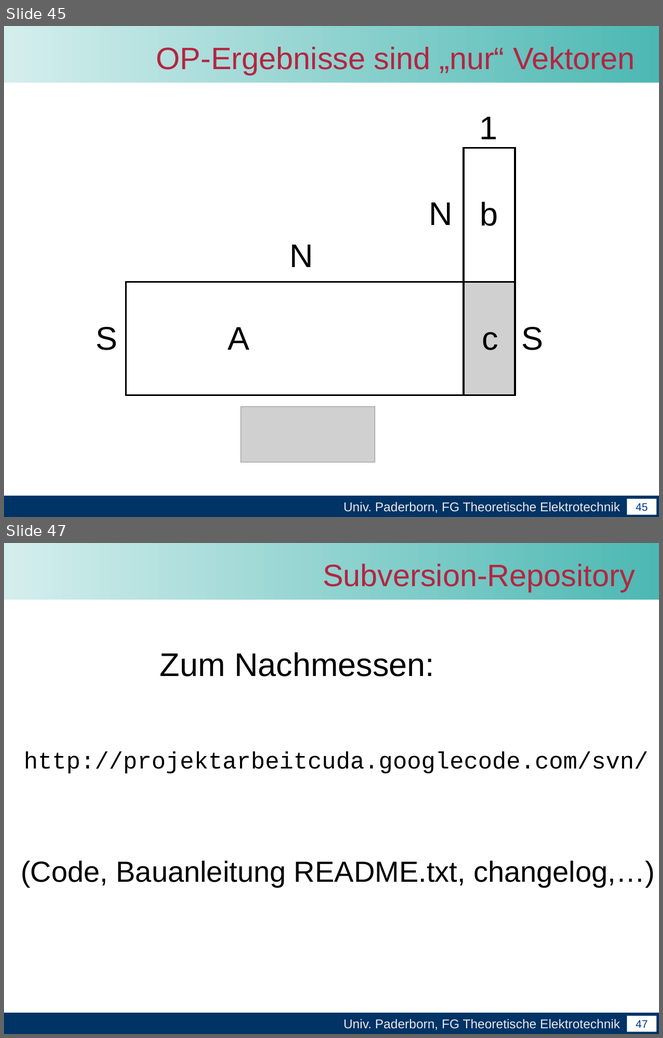
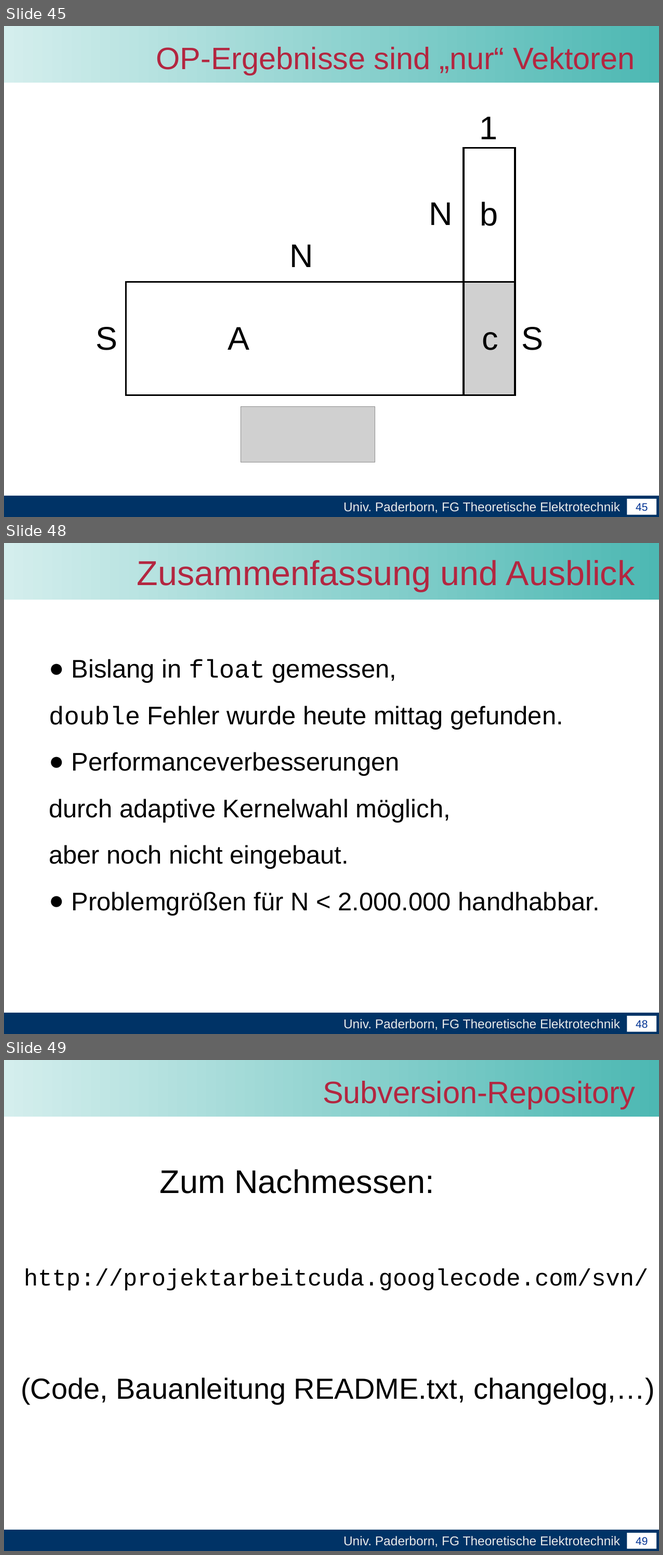
Before and after one commit to unconditional/projektarbeitcuda, a slide deck: Abschlussvortrag/Abschlussvortrag der Projektarbeit CUDA.ppt. Shown one above the other, each under a label of ours: slides 45 and 47 before the commit, slides 45, 48 and 49 after it; the slides between them are not shown. The pictures are 663x1038 and 663x1555 pixels, drawn with LibreOffice and Linux fonts; fonts in the diff are those of the drawing; grey boxes stand for pictures; background and template pictures are left out. Boxes give left, top, right and bottom in pixels: in the first picture for what was removed or moved away, otherwise in the second. Text is boxed around its words. In the diff, an @@ line names an element or a change of style, - is before the commit and + after.

```diff
--- a/Abschlussvortrag/Abschlussvortrag der Projektarbeit CUDA.ppt
+++ b/Abschlussvortrag/Abschlussvortrag der Projektarbeit CUDA.ppt
@@ slide 48 added at bbox=[4, 543, 659, 1034], background #FFFFFF; not listed: 4 template elements that a slide beside it also shows @@
@@ title added at bbox=[137, 558, 635, 592], 38 pt, text #B32640 @@
+Zusammenfassung und Ausblick
@@ text added at bbox=[49, 659, 600, 916], 28 pt, text #000000 @@
+● Bislang in float gemessen,
+double Fehler wurde heute mittag gefunden.
+● Performanceverbesserungen
+durch adaptive Kernelwahl möglich,
+aber noch nicht eingebaut.
+● Problemgrößen für N < 2.000.000 handhabbar.
@@ what was slide 47 is now slide 49 @@
@@ page number at bbox=[636, 1537, 648, 1546]: text changed @@
-47
+49
```
Also in this commit, not shown: 7 slides changed, 1 slide removed.
